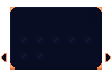
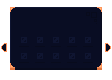
Layers edited between the first and the second 112px x 80px image:
painted on "bg" over [1,43,111,63]
